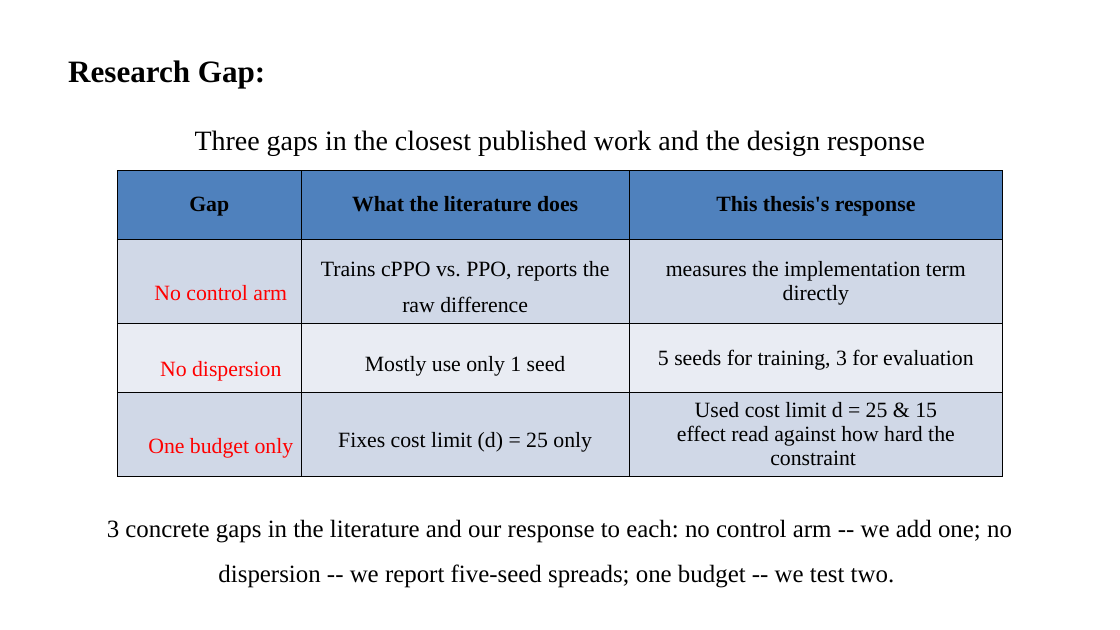
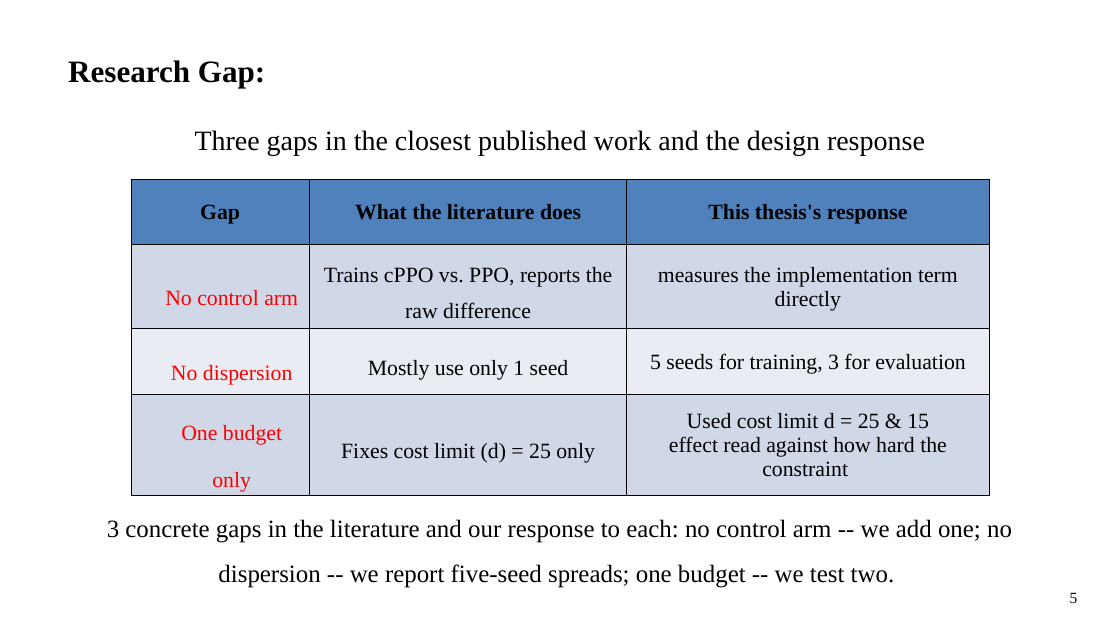
Before and after one commit to abdurRabbi23/ur5-safe-rl-thesis, a slide deck: slide 5 of Thesis_Documentation/Presentaion_slides/main_slide.pptx. Drawn at 1120x630 pixels with LibreOffice and Linux fonts; fonts in the diff are those of the drawing. Boxes give left, top, right and bottom in pixels: in the first picture for what was removed or moved away, otherwise in the second. Text is boxed around its words. In the diff, an @@ line names an element or a change of style, - is before the commit and + after.

```diff
--- a/Thesis_Documentation/Presentaion_slides/main_slide.pptx
+++ b/Thesis_Documentation/Presentaion_slides/main_slide.pptx
@@ table: place and size @@
-table at bbox=[117, 170, 1003, 473]
+table at bbox=[131, 180, 990, 496]
@@ text added at bbox=[1070, 592, 1078, 603], 20 pt, text #000000 @@
+5
```
Also in this commit, not shown: 16 other slides changed, 2 slides added, 1 slide removed, 3 other files.
